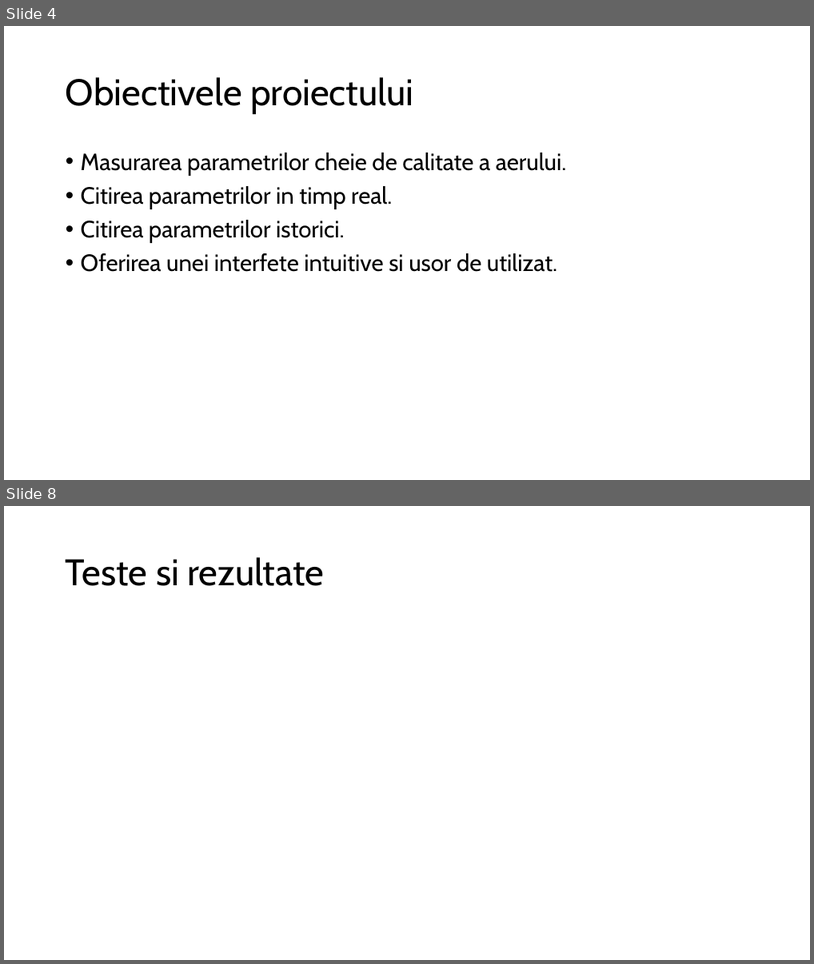
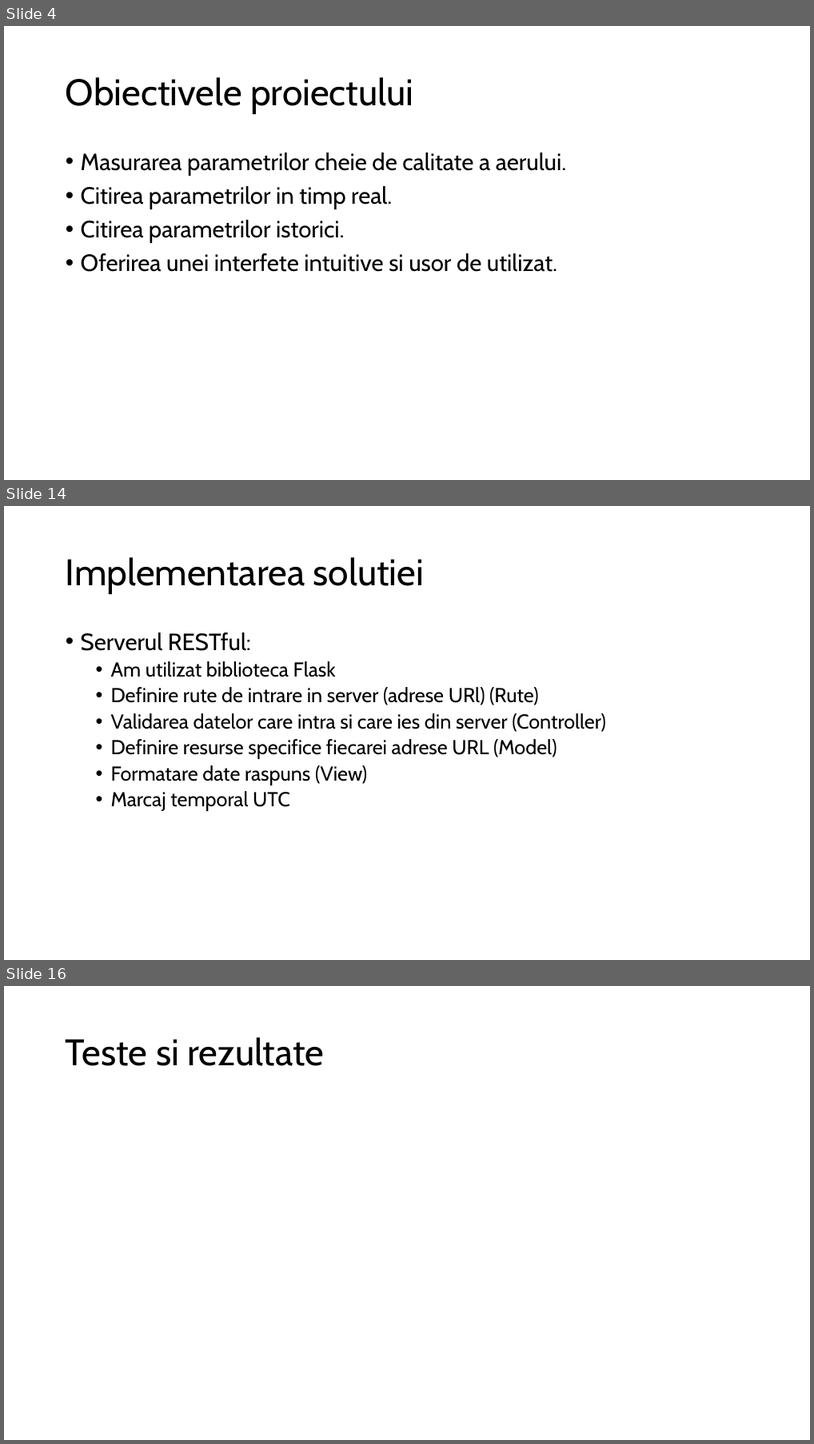
Before and after one commit to Coposescu/IoTDocumentation, a slide deck: Coposescu_Mihai_Octavian_prezentare.pptx. Shown one above the other, each under a label of ours: slides 4 and 8 before the commit, slides 4, 14 and 16 after it; the slides between them are not shown. The pictures are 814x964 and 814x1444 pixels, drawn with LibreOffice and Linux fonts; fonts in the diff are those of the drawing. Boxes give left, top, right and bottom in pixels: in the first picture for what was removed or moved away, otherwise in the second. Text is boxed around its words. In the diff, an @@ line names an element or a change of style, - is before the commit and + after.

```diff
--- a/Coposescu_Mihai_Octavian_prezentare.pptx
+++ b/Coposescu_Mihai_Octavian_prezentare.pptx
@@ slide 14 added at bbox=[4, 506, 810, 960], background #FFFFFF @@
@@ title added at bbox=[66, 557, 424, 594], 44 pt, text #000000 @@
+Implementarea solutiei
@@ text added at bbox=[81, 632, 606, 811], 24 pt, text #000000 @@
+• Serverul RESTful:
+  • Am utilizat biblioteca Flask
+  • Definire rute de intrare in server (adrese URl) (Rute)
+  • Validarea datelor care intra si care ies din server (Controller)
+  • Definire resurse specifice fiecarei adrese URL (Model)
+  • Formatare date raspuns (View)
+  • Marcaj temporal UTC
@@ what was slide 8 is now slide 16 @@
```
Also in this commit, not shown: 3 slides changed, 7 other slides added.
